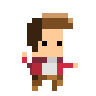
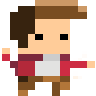
Layers edited between the first and the second 96 × 96 image:
painted on "Ebene 1" over [2, 0, 95, 96]
removed layer "Hintergrund" over [2, 0, 95, 96]
